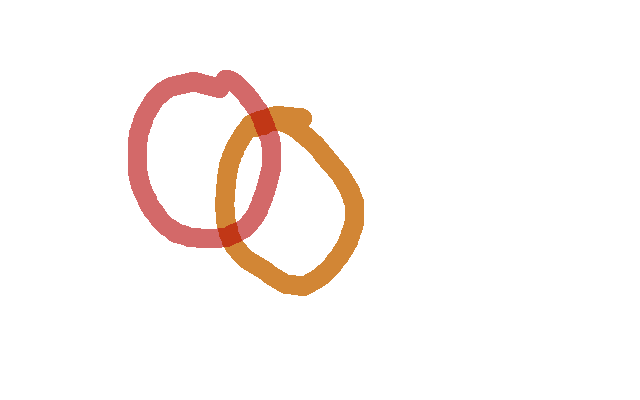
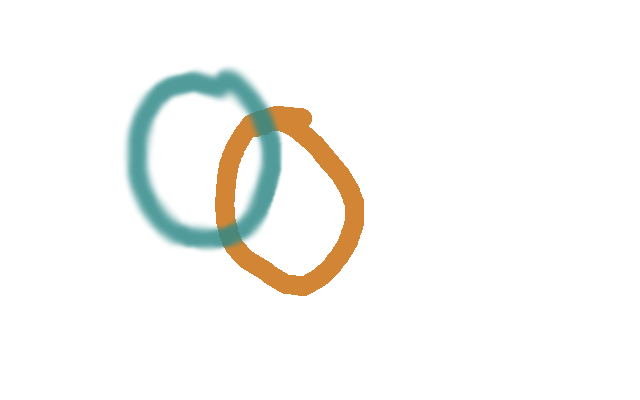
Before/after of a w=640, h=400 layered artwork. What changed in the layer stack:
added layer "L3" (83%) above "L2" over [121, 64, 284, 254]
hid "L1", opacity 59% → 100% over [128, 70, 281, 248]
